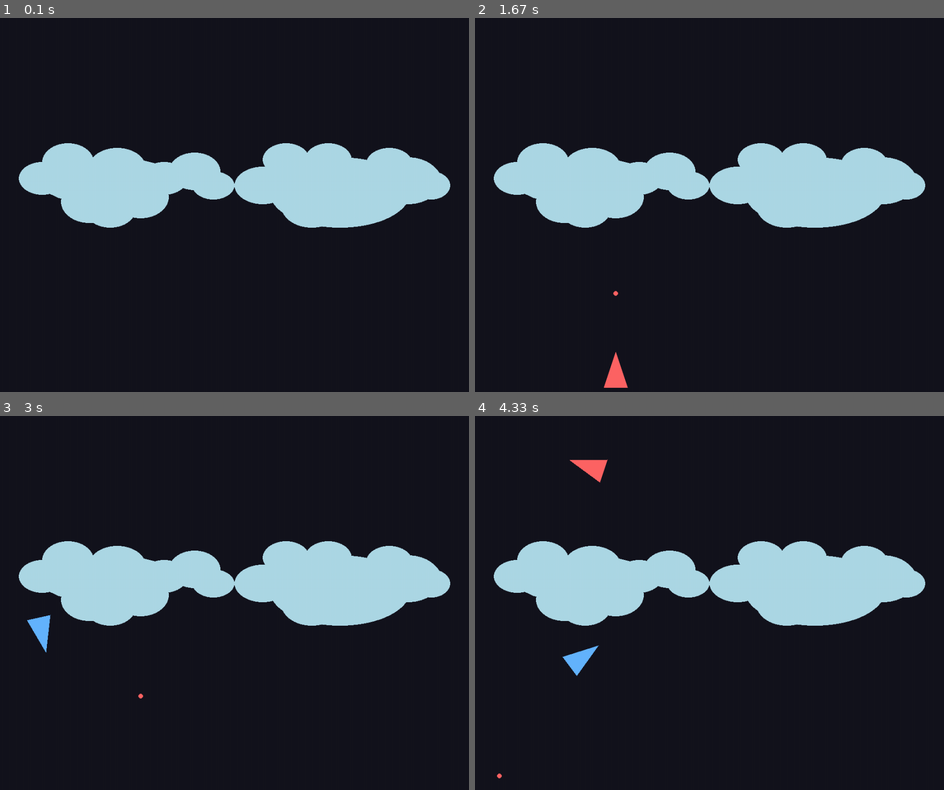
Above: before the commit, frames 1-4 (two rows, left to right).
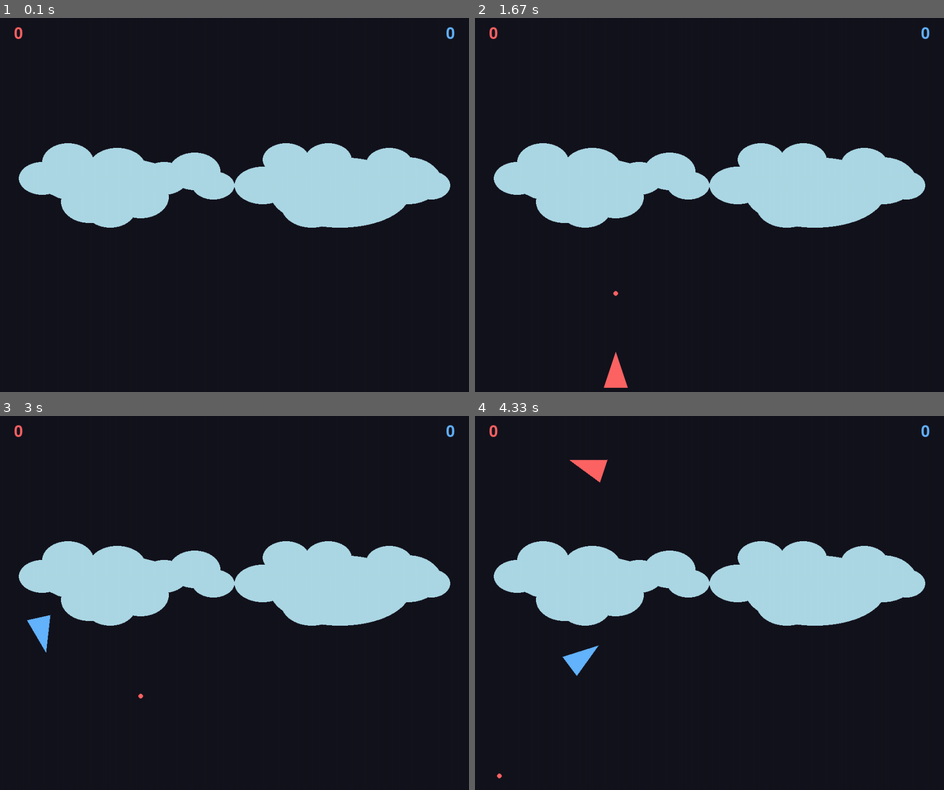
Above: after the commit, the same moments.

Repository: mluizabatista/lpc2025
Game: pygame game, started from atividade006/main.py
Two runs of this game, one before a commit and one after it. Both use one fixed random seed, a clock stepped at 60 frames per second and the inputs below.
Inputs:
- Up to frame 1 (0.1 s): no input
- Up to frame 2 (1.67 s): tap Enter at 0.33 s; hold W 0.67-1.13 s; hold Right 0.67-1.13 s; tap Space at 1.17 s
- Up to frame 3 (3 s): hold Up 2-2.47 s; hold Right 2.5-2.97 s
- Up to frame 4 (4.33 s): hold Left 3-3.53 s; hold A 3.57-3.87 s; hold Down 3.57-3.87 s; hold Down 3.9-4.2 s; hold S 3.9-4.2 s; tap Space at 3.97, 4.3 s; hold Left from 4.23 s (still down); hold A from 4.23 s (still down)

The runs differ from the first frame. In frame 1, less than 0.1% of the frame differs, in the area x 3-97%, y 2-6%; in frame 2, less than 0.1%; in frame 3, less than 0.1%; in frame 4, less than 0.1%.

Commit message:
Adiciona o score de pontuações

Diff:
--- a/atividade006/core/core.py
+++ b/atividade006/core/core.py
@@ -1,154 +1,111 @@
+# core/core.py
+
 import sys
 import math
 import pygame
 
 from core.config import *
+from ship.ship import Ship
 
-from ship.ship import Ship
-from core.triangle import Triangle
-
-
-# Luiza: Rotating functions
-def rotate_point(point, angle_degrees):
-
-    angle_radians = math.radians(angle_degrees)
-    x, y = point
-
-    cos_theta = math.cos(angle_radians)
-    sin_theta = math.sin(angle_radians)
-
-    return (
-        x * cos_theta - y * sin_theta,
-        x * sin_theta + y * cos_theta,
-    )
-
-
-# Luiza: Main function
 def game():
-
     pygame.init()
 
     screen = pygame.display.set_mode((WIDTH, HEIGHT))
     pygame.display.set_caption("Combat")
     clock = pygame.time.Clock()
 
-    controls_p1 = {
-        "forward": pygame.K_w,
-        "back": pygame.K_s,
-        "left": pygame.K_a,
-        "right": pygame.K_d
-    }
-    controls_p2 = {
-        "forward": pygame.K_UP,
-        "back": pygame.K_DOWN,
-        "left": pygame.K_LEFT,
-        "right": pygame.K_RIGHT
-    }
+    # --- ADICIONADO: Configuração da fonte para o placar ---
+    try:
+        score_font = pygame.font.Font(None, 50)
+    except pygame.error:
+        score_font = pygame.font.Font(pygame.font.get_default_font(), 50)
 
-    # Luiza: Players entity (triangle) initialization
+    controls_p1 = {"forward": pygame.K_w, "back": pygame.K_s, "left": pygame.K_a, "right": pygame.K_d}
+    controls_p2 = {"forward": pygame.K_UP, "back": pygame.K_DOWN, "left": pygame.K_LEFT, "right": pygame.K_RIGHT}
+
     player1 = Ship((WIDTH * 0.3, HEIGHT / 2), TRIANGLE_COLOR_1, controls_p1)
     player2 = Ship((WIDTH * 0.7, HEIGHT / 2), TRIANGLE_COLOR_2, controls_p2)
 
-    # Luiza: Main loop
     projectiles = []
     running = True
 
     while running:
-
         clock.tick(FPS)
         screen.fill(BACKGROUND_COLOR)
 
         for event in pygame.event.get():
-
             if event.type == pygame.QUIT:
                 running = False
-
             elif event.type == pygame.KEYDOWN:
-
                 if event.key == pygame.K_SPACE:
                     player1.shoot(projectiles)
-
                 elif event.key == pygame.K_RETURN:
                     player2.shoot(projectiles)
 
         keys = pygame.key.get_pressed()
 
-        # Luiza: Player's control definition
-        if keys[player1.controls["left"]]:
-            player1.rotate("left")
-        if keys[player1.controls["right"]]:
-            player1.rotate("right")
-        if keys[player1.controls["forward"]]:
-            player1.move("forward")
-        if keys[player1.controls["back"]]:
-            player1.move("stop")
+        if keys[player1.controls["left"]]: player1.rotate("left")
+        if keys[player1.controls["right"]]: player1.rotate("right")
+        if keys[player1.controls["forward"]]: player1.move("forward")
+        if keys[player1.controls["back"]]: player1.move("stop")
 
-        if keys[player2.controls["left"]]:
-            player2.rotate("left")
-        if keys[player2.controls["right"]]:
-            player2.rotate("right")
-        if keys[player2.controls["forward"]]:
-            player2.move("forward")
-        if keys[player2.controls["back"]]:
-            player2.move("stop")
+        if keys[player2.controls["left"]]: player2.rotate("left")
+        if keys[player2.controls["right"]]: player2.rotate("right")
+        if keys[player2.controls["forward"]]: player2.move("forward")
+        if keys[player2.controls["back"]]: player2.move("stop")
 
         player1.move()
         player2.move()
 
-        # Ranielly: garante que atravessem as bordas da tela
         player1.wrap_around_screen()
         player2.wrap_around_screen()
 
         player1.draw(screen)
         player2.draw(screen)
 
-        # Atualiza e desenha os projéteis
         for projectile in projectiles[:]:
             projectile.move()
             projectile.draw(screen)
-
             if projectile.is_expired():
+                # Libera o slot do projétil ativo do jogador
                 if player1.active_projectile == projectile:
                     player1.active_projectile = None
                 if player2.active_projectile == projectile:
                     player2.active_projectile = None
                 projectiles.remove(projectile)
 
-        # --- Colisão dos projéteis com os triângulos ---
-        for projectile in projectiles[:]:
-            # Pega a posição do projétil
-            px, py = projectile.x, projectile.y
+        # --- LÓGICA DE COLISÃO E PONTUAÇÃO ATUALIZADA ---
+        for proj in projectiles[:]:
+            proj_rect = pygame.Rect(proj.x - BALL_RADIUS, proj.y - BALL_RADIUS, BALL_RADIUS * 2, BALL_RADIUS * 2)
 
-            # Define um pequeno raio de colisão (ajuste se necessário)
-            projectile_radius = 5
+            # Define um retângulo de colisão para os jogadores
+            # Usamos o tamanho TRIANGLE_SIZE para criar uma caixa de colisão aproximada
+            p1_rect = pygame.Rect(player1.position[0] - TRIANGLE_SIZE, player1.position[1] - TRIANGLE_SIZE, TRIANGLE_SIZE * 2, TRIANGLE_SIZE * 2)
+            p2_rect = pygame.Rect(player2.position[0] - TRIANGLE_SIZE, player2.position[1] - TRIANGLE_SIZE, TRIANGLE_SIZE * 2, TRIANGLE_SIZE * 2)
 
-            # Função auxiliar para detectar colisão com o triângulo
-            def check_collision(projectile_x, projectile_y, triangle):
-                tx, ty = triangle.position
-                dx = projectile_x - tx
-                dy = projectile_y - ty
-                distance = math.hypot(dx, dy)
-                triangle_size = getattr(triangle, "size", 25)
-                return distance < triangle_size + projectile_radius
+            # Verifica colisão com player 1
+            if proj.shooter != player1 and p1_rect.colliderect(proj_rect):
+                proj.shooter.score += 1
+                projectiles.remove(proj)
+                # Libera o slot de tiro de quem foi atingido
+                if player1.active_projectile == proj: player1.active_projectile = None
+                if player2.active_projectile == proj: player2.active_projectile = None
+                continue # Pula para o próximo projétil
 
-            # Se colidir com o player 1 ou player 2
-            if check_collision(px, py, player1) or check_collision(px, py, player2):
+            # Verifica colisão com player 2
+            if proj.shooter != player2 and p2_rect.colliderect(proj_rect):
+                proj.shooter.score += 1
+                projectiles.remove(proj)
+                # Libera o slot de tiro de quem foi atingido
+                if player1.active_projectile == proj: player1.active_projectile = None
+                if player2.active_projectile == proj: player2.active_projectile = None
 
-                # Ignora colisão com o próprio atirador
-                if hasattr(projectile, "shooter") and projectile.shooter == player1 and check_collision(px, py, player1):
-                    continue
-                if hasattr(projectile, "shooter") and projectile.shooter == player2 and check_collision(px, py, player2):
-                    continue
+        # --- ADICIONADO: Desenha o placar na tela ---
+        p1_score_text = score_font.render(str(player1.score), True, player1.color)
+        p2_score_text = score_font.render(str(player2.score), True, player2.color)
 
-                # Remove o projétil da lista
-                if projectile in projectiles:
-                    projectiles.remove(projectile)
-
-                # Libera o slot do projétil ativo do jogador
-                if player1.active_projectile == projectile:
-                    player1.active_projectile = None
-                if player2.active_projectile == projectile:
-                    player2.active_projectile = None
+        screen.blit(p1_score_text, (30, 20))
+        screen.blit(p2_score_text, (WIDTH - p2_score_text.get_width() - 30, 20))
 
         player1.draw_clouds(screen)
 
@@ -157,6 +114,5 @@
     pygame.quit()
     sys.exit()
 
-
 if __name__ == "__main__":
     game()
--- a/atividade006/core/projectile.py
+++ b/atividade006/core/projectile.py
@@ -1,3 +1,5 @@
+# core/projectile.py
+
 import math
 import pygame
 import time
@@ -8,13 +10,15 @@
 PROJECTILE_LIFETIME = 2.0
 
 class Projectile:
-
-    def __init__(self, x, y, angle, color):
+    # --- MODIFICADO: Adicionado 'shooter' como parâmetro ---
+    def __init__(self, x, y, angle, color, shooter):
         self.x = x
         self.y = y
         self.angle = angle
         self.color = color
         self.created_at = time.time()
+        # --- ADICIONADO: Guarda a referência de quem atirou ---
+        self.shooter = shooter
 
         # Luiza: Bullet direction
         angle_radians = math.radians(angle)
@@ -22,7 +26,6 @@
         self.dy = -math.cos(angle_radians) * PROJECTILE_SPEED
 
     def move(self):
-
         self.x += self.dx
         self.y += self.dy
 
--- a/atividade006/core/triangle.py
+++ b/atividade006/core/triangle.py
@@ -1,3 +1,5 @@
+# core/triangle.py
+
 import math
 import pygame
 from core.config import TRIANGLE_SIZE, ROTATION_SPEED, MOVEMENT_SPEED, BRAKE_MODE
@@ -12,8 +14,6 @@
         x * sin_theta + y * cos_theta,
     )
 
-# Luiza: Triangle class (due to circular import)
-
 class Triangle:
 
     def __init__(self, position, color, controls):
@@ -22,6 +22,8 @@
         self.color = color
         self.moving = False
         self.controls = controls
+        # --- ADICIONADO: Inicia a pontuação de cada jogador ---
+        self.score = 0
 
         self.local_points = [
             (0.0, -TRIANGLE_SIZE),
--- a/atividade006/ship/ship.py
+++ b/atividade006/ship/ship.py
@@ -1,10 +1,10 @@
+# ship/ship.py
+
 from core.config import WIDTH, HEIGHT
 from core.triangle import Triangle
 from core.projectile import Projectile
 import math
 import pygame
-
-# Ranielly: Faz o triângulo atravessar as bordas e reaparecer do outro lado (wrap around)
 
 class Ship(Triangle):
 
@@ -14,7 +14,6 @@
         self.active_projectile = None
 
     def wrap_around_screen(self):
-
         if self.position[0] < 0:
             self.position[0] = WIDTH
         elif self.position[0] > WIDTH:
@@ -26,6 +25,8 @@
             self.position[1] = 0
 
     def shoot(self, projectiles):
+        if self.active_projectile is None or self.active_projectile.is_expired():
+             self.active_projectile = None # Libera o tiro se o anterior expirou
 
         if self.active_projectile is None:
             angle_radians = math.radians(self.angle)
@@ -33,19 +34,14 @@
             nose_x = self.position[0] + math.sin(angle_radians) * 25
             nose_y = self.position[1] - math.cos(angle_radians) * 25
 
-            projectile = Projectile(nose_x, nose_y, self.angle, self.color)
-
-            # 🔹 Registra quem disparou o projétil (necessário para o sistema de colisão)
-            projectile.shooter = self
+            # --- MODIFICADO: Passa 'self' como o atirador ao criar o projétil ---
+            projectile = Projectile(nose_x, nose_y, self.angle, self.color, shooter=self)
 
             projectiles.append(projectile)
-
             self.active_projectile = projectile
 
     def draw_clouds(self, surface):
-
         cloud_color = (173, 216, 230)
-
         pygame.draw.ellipse(surface, cloud_color, (800, 300, 140, 100))
         pygame.draw.ellipse(surface, cloud_color, (500, 320, 120, 80))
         pygame.draw.ellipse(surface, cloud_color, (560, 270, 100, 70))
